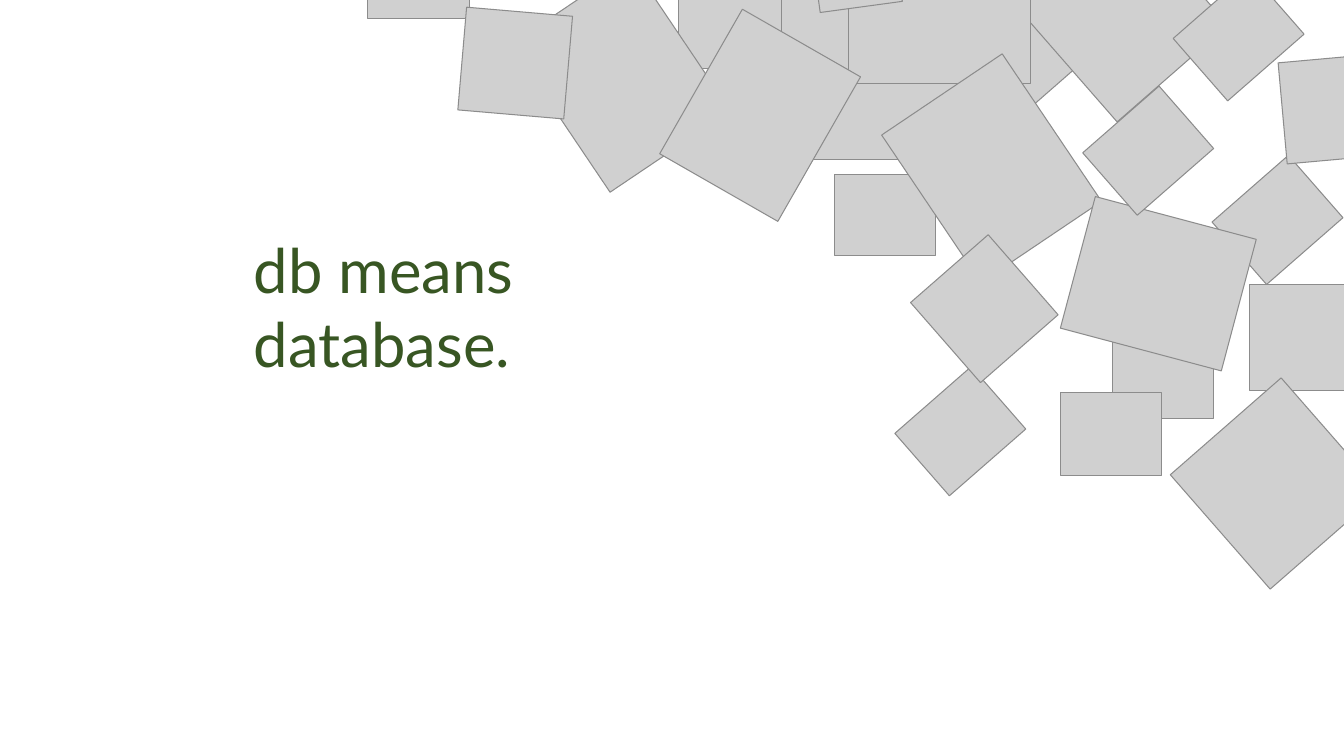
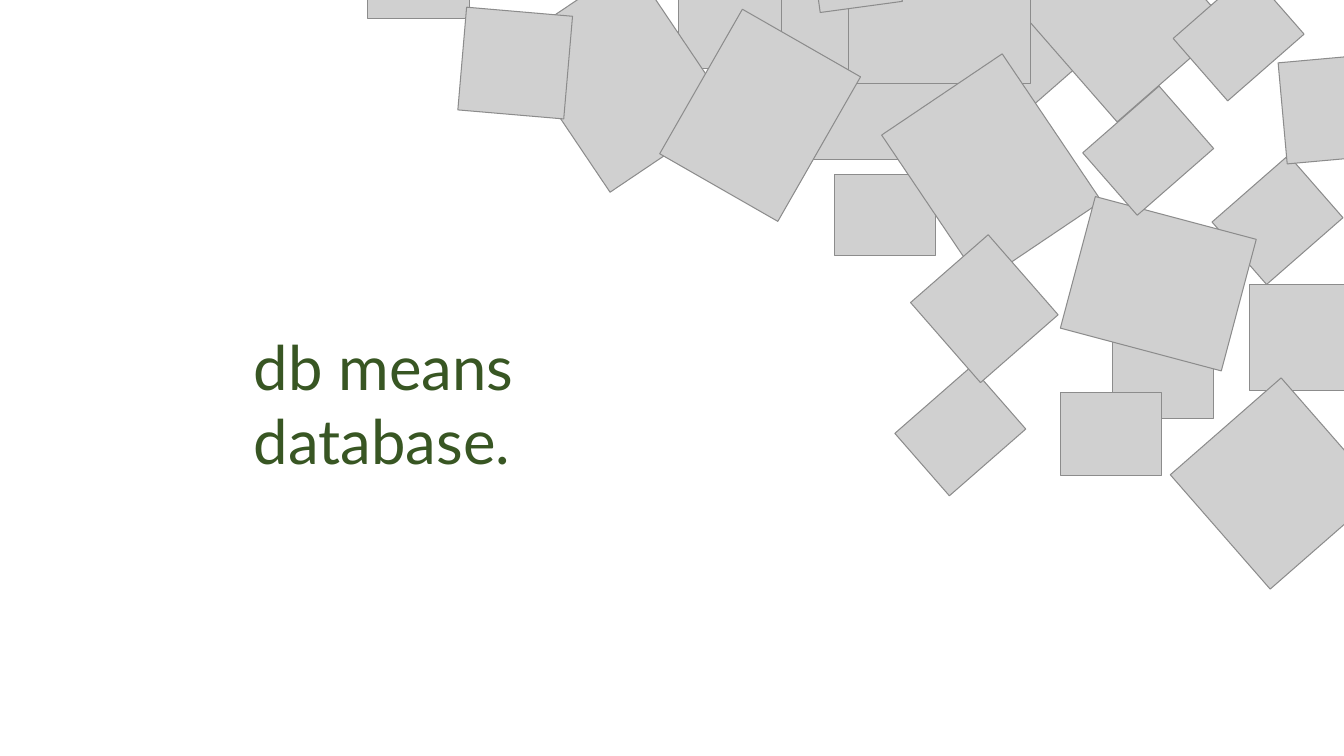
Before and after one commit to Lettush/OCC-MERN-Training, a slide deck: slide 3 of Leonida, Althani Miguel/Learning Materials/MongoDB.pptx (slide 2 before the commit). Drawn at 1344x756 pixels with LibreOffice and Linux fonts; fonts in the diff are those of the drawing; grey boxes stand for pictures; background and template pictures are left out. Boxes give left, top, right and bottom in pixels: in the first picture for what was removed or moved away, otherwise in the second. Text is boxed around its words. In the diff, an @@ line names an element or a change of style, - is before the commit and + after.

```diff
--- a/Leonida, Althani Miguel/Learning Materials/MongoDB.pptx
+++ b/Leonida, Althani Miguel/Learning Materials/MongoDB.pptx
@@ text "db means": place and size @@
-text "db means" at bbox=[254, 247, 514, 368]
+text "db means" at bbox=[254, 344, 514, 465]
```
Also in this commit, not shown: 5 other slides changed, 6 slides added, 2 slides removed, 2 other files.
